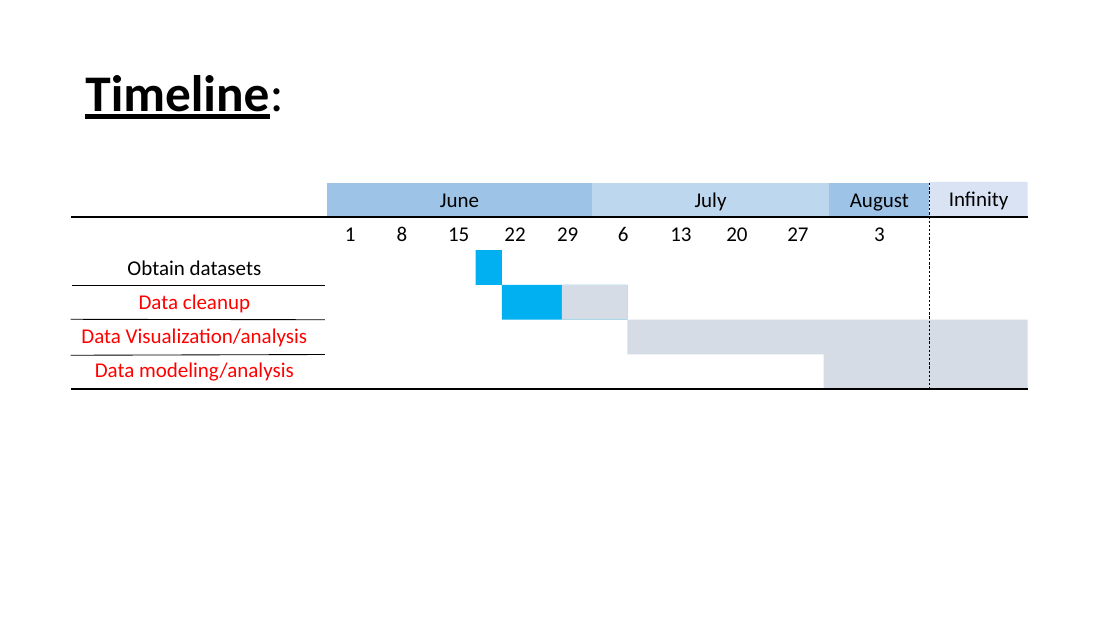
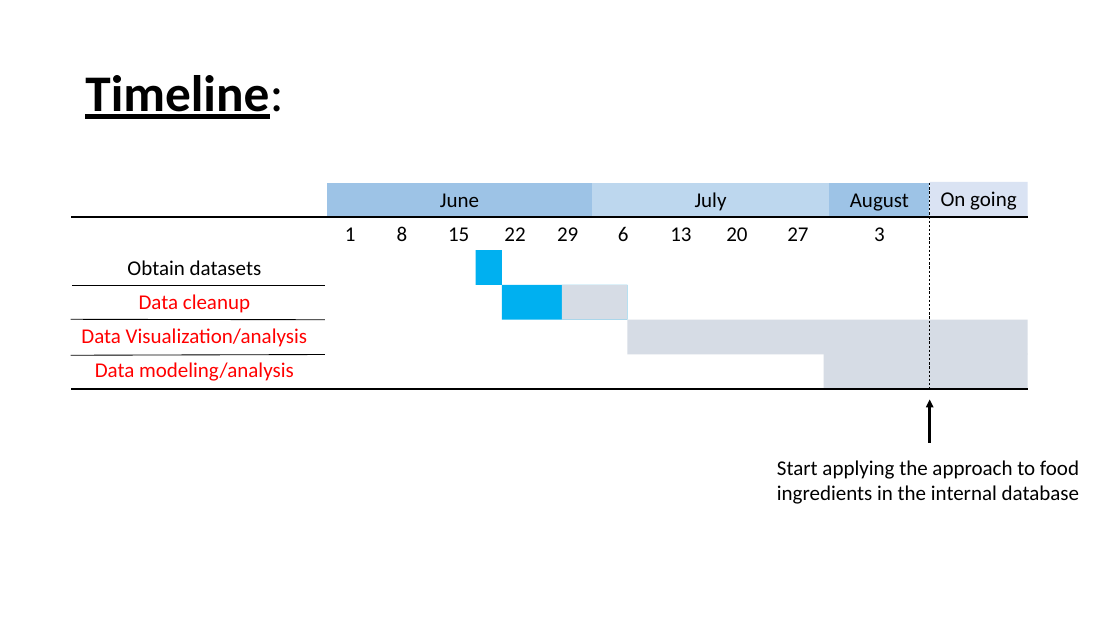
Before and after one commit to HHS/capstone.patra.volarath, a slide deck: slide 7 of HHS Data Science Capstone Project Description 26June2018.pptx. Drawn at 1120x630 pixels with LibreOffice and Linux fonts; fonts in the diff are those of the drawing. Boxes give left, top, right and bottom in pixels: in the first picture for what was removed or moved away, otherwise in the second. Text is boxed around its words. In the diff, an @@ line names an element or a change of style, - is before the commit and + after.

Commit message:
4nd presentation added

```diff
--- a/HHS Data Science Capstone Project Description 26June2018.pptx
+++ b/HHS Data Science Capstone Project Description 26June2018.pptx
@@ text in rectangle at [941, 191, 1017, 210]: text changed @@
-Infinity
+On going
@@ arrow added from (930, 443) to (930, 400), #000000 2.25 pt @@
@@ text added at [777, 460, 1079, 504], 18 pt, text #000000 @@
+Start applying the approach to food ingredients in the internal database
```
